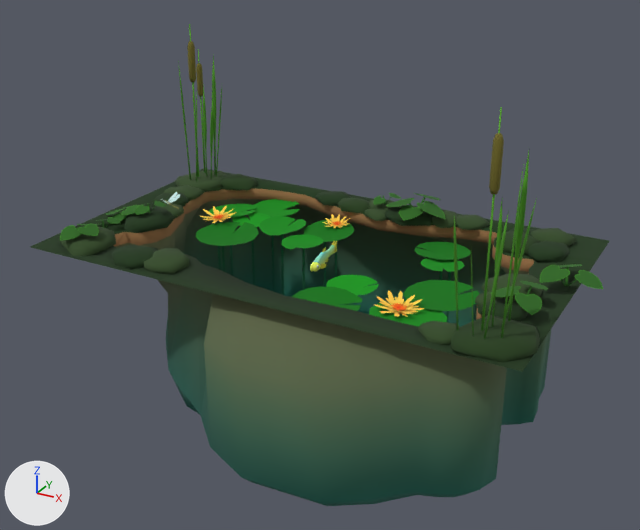
The glTF model FileStorage/Pond.glb, before and after one commit.
Camera for both pictures: a 50 mm lens placed at (9.21, -16.85, 8.19), pointed at (0.35, -0.74, 0.13). The lights are fixed; the arrows at lower left show +X, +Y and +Z. Where no turn or scale is listed for an object, it has been applied to the vertices. Vertices at the same position are counted once.

Objects in the first picture: 'Fish1', 'Pond'.
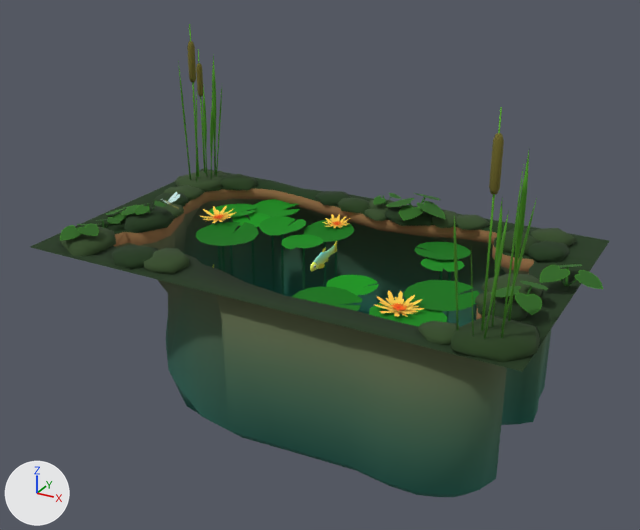
Location of each change, (x1, y1, x2, y2) in pixels of the pictures (640 x 530 px; the box of a moved part takes in the faces that stretch with it):
```json
{"object": "Pond", "change": "reshaped", "before": [30, 24, 609, 506], "after": [30, 24, 609, 497]}
{"object": "Fish1", "change": "moved", "before": [313, 241, 335, 272], "on screen": "not visible afterwards"}
{"part": 1, "of": "me_plane_004", "change": "moved or reshaped", "before": [201, 294, 419, 506], "after": [201, 294, 419, 495]}
{"part": 2, "of": "me_plane_004", "change": "moved or reshaped", "before": [272, 181, 434, 316], "after": [272, 181, 434, 316]}
```

Edits to the scene script, one JSON object a line:
```json
{"block": "me_plane_004", "where": "me_plane_004.from_pydata(...)  # 2497 vertices, 3379 faces; spans x -5.87..6.45, y -4.66..3.63, z -3.4..4.67"}
{"block": "me_plane_004", "where": "# used by ob_pond; location = (0.0, 0.0, 0.0)"}
{"block": "me_plane_004", "where": "# before: 198 (-0.47, -4.12, -0.46) at pixel (204, 342), 199 (0.68, -4.66, -0.46) at pixel (236, 368), 200 (1.68, -4.61, -0.46) at pixel (282, 380), 232 (3.18, -4.07, -0.46) at pixel (367, 387), 233 (2.4, -4.58, -0.46) at pixel (317, 389)"}
{"block": "me_plane_004", "where": "# before: 282 (3.19, -3.66, -3.4) at pixel (374, 503), 283 (3.18, -4.07, -2.99) at pixel (365, 498), 284 (2.4, -4.17, -3.4) at pixel (327, 505), 285 (2.4, -4.58, -2.99) at pixel (317, 500), 286 (1.66, -4.2, -3.4) at pixel (294, 495)"}
{"block": "me_plane_004", "where": "# before: 287 (1.68, -4.61, -2.99) at pixel (284, 490), 326 (-0.47, -4.12, -2.99) at pixel (210, 447), 327 (-0.42, -3.71, -3.4), 328 (0.68, -4.66, -2.99) at pixel (241, 477), 329 (0.67, -4.26, -3.4) at pixel (252, 482)"}
{"block": "me_plane_004", "where": "# before: 32 (-2.07, 2.85, 0.31) at pixel (305, 194), 113 (-2.39, 3.45, 0.31) at pixel (306, 186), 178 (-2.07, 2.85, 0.0) at pixel (305, 205), 195 (0.5, 3.51, -0.46), 201 (0.22, 3.51, -0.46)"}
{"block": "me_plane_004", "where": "# before: 290 (-2.3, 3.22, -3.4), 292 (0.5, 3.51, -2.99), 293 (0.47, 3.1, -3.4), 294 (0.22, 3.51, -2.99), 295 (0.24, 3.1, -3.4)"}
{"block": "me_plane_004", "change": "me_plane_004 part 1"}
{"op": "add", "block": "me_plane_004", "code": "for i in [199, 200, 233, *range(284, 288), 328, 329]: me_plane_004.vertices[i].co += Vector((0.0, 1.32, 0.0))"}
{"op": "add", "block": "me_plane_004", "code": "for i in [232, 282, 283]: me_plane_004.vertices[i].co += Vector((0.0, 0.68, 0.0))"}
{"op": "add", "block": "me_plane_004", "code": "for i in [198, 326, 327]: me_plane_004.vertices[i].co += Vector((0.0, 0.71, 0.0))"}
{"block": "me_plane_004", "change": "me_plane_004 part 2"}
{"op": "add", "block": "me_plane_004", "code": "for i in [195, 201, *range(292, 296)]: me_plane_004.vertices[i].co += Vector((0.0, -0.06, 0.0))"}
{"op": "add", "block": "me_plane_004", "code": "for i in [32, 113, 178, 290]: me_plane_004.vertices[i].co += Vector((0.0, -0.18, 0.0))"}
{"op": "set", "path": "me_plane_004.vertices[234].co", "old": "(-2.29, 3.63, -0.46)", "new": "(-2.29, 3.41, -0.46)", "note": "pixel (312, 211) -> pixel (308, 214)"}
{"op": "set", "path": "me_plane_004.vertices[291].co", "old": "(-2.29, 3.63, -2.99)", "new": "(-2.29, 3.41, -2.99)"}
{"op": "set", "path": "ob_fish1.location", "old": "(0.2, -0.73, 0.0)", "new": "(-3.22, -0.98, -1.25)"}
```
